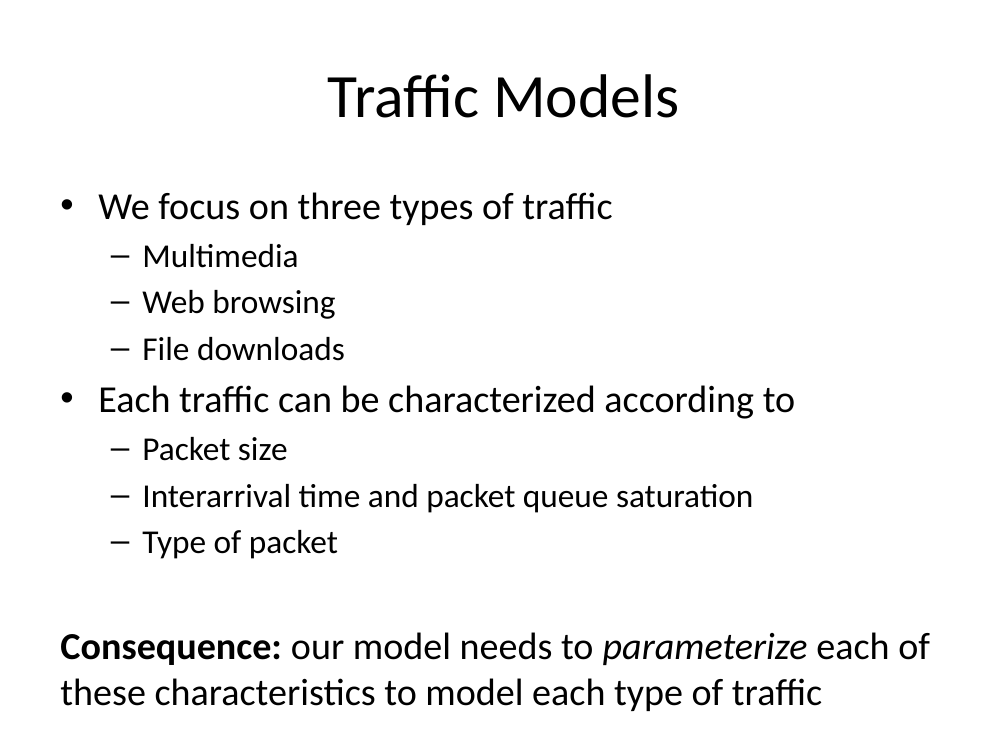
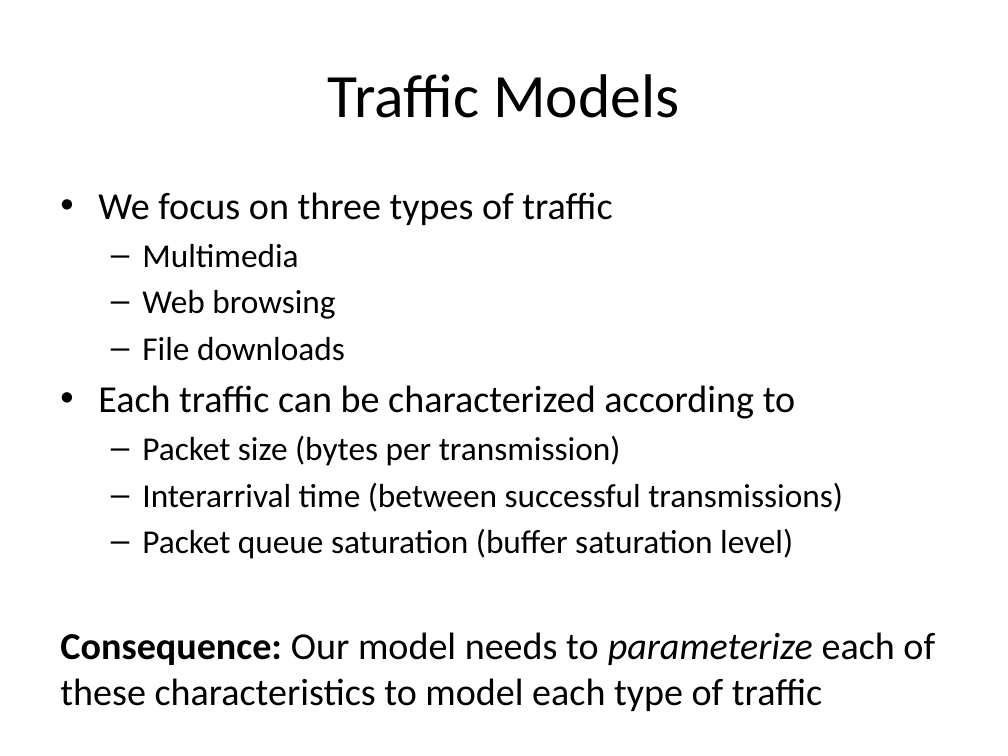
Before and after one commit to tamirh-uci/HeteroTrafficModels, a slide deck: slide 19 of presentation/slides.pptx. Drawn at 1008x756 pixels with LibreOffice and Linux fonts; fonts in the diff are those of the drawing. Boxes give left, top, right and bottom in pixels: in the first picture for what was removed or moved away, otherwise in the second. Text is boxed around its words. In the diff, an @@ line names an element or a change of style, - is before the commit and + after.

Commit message:
Updating wording on 'traffic models' slide

```diff
--- a/presentation/slides.pptx
+++ b/presentation/slides.pptx
@@ text at [60, 435, 935, 711]: text changed; size 27.2 to 23.8 pt @@
-  – Packet size
-  – Interarrival time and packet queue saturation
-  – Type of packet
-Consequence: our model needs to parameterize each of these characteristics to model each type of traffic
+  – Packet size (bytes per transmission)
+  – Interarrival time (between successful transmissions)
+  – Packet queue saturation (buffer saturation level)
+Consequence: Our model needs to parameterize each of these characteristics to model each type of traffic
```
